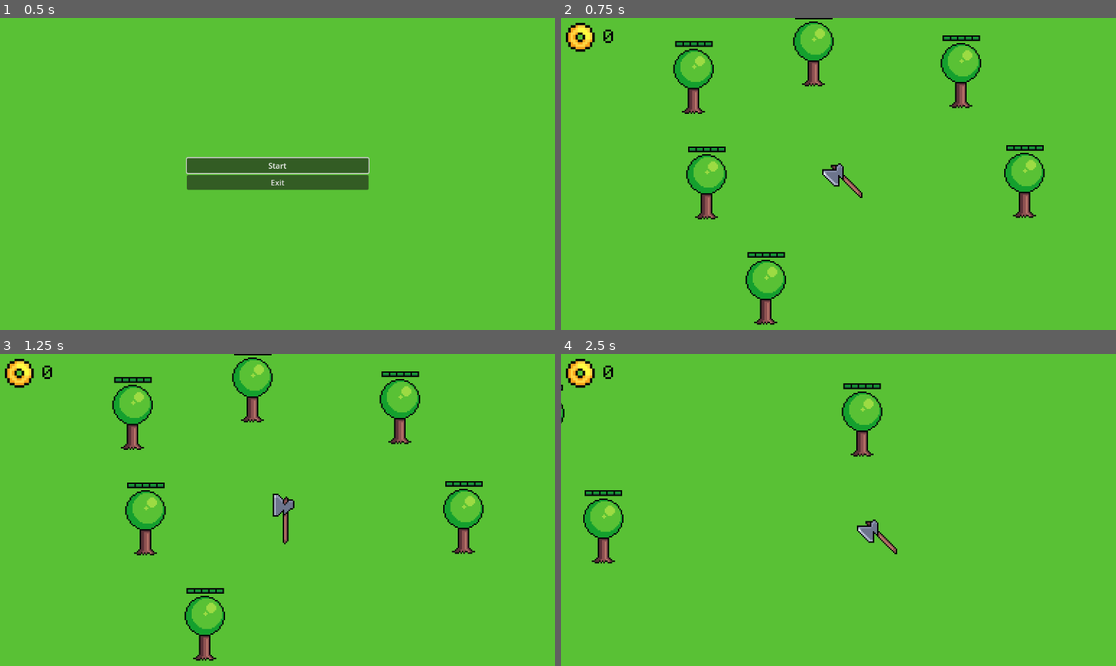
Above: before the commit, frames 1-4 (two rows, left to right).
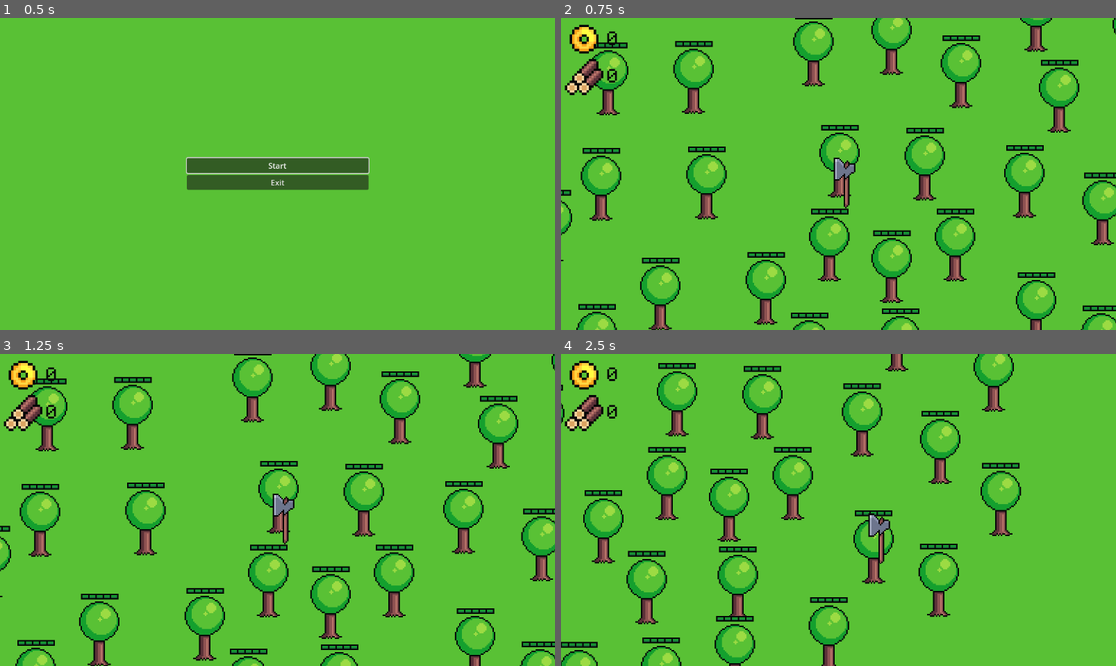
Above: after the commit, the same moments.

Repository: Intedai/TreeCutter
Game: Godot game, scene res://Scenes/menu.tscn
Same seed, same stepped clock (60 frames per second), same inputs: the game is played once before the commit and once after it.
Inputs (mouse positions are in pixels of both pictures, inside the frame that each line leads up to):
- Up to frame 1 (0.5 s): no input
- Up to frame 2 (0.75 s): click "Start" at 0.5 s
- Up to frame 3 (1.25 s): no input
- Up to frame 4 (2.5 s): move the mouse to (816, 391) at 1.27 s; hold D (move_right) 1.28-2.03 s; click (816, 391) at 1.35 s; move the mouse to (871, 522) at 2.02 s; hold S (move_down) from 2.03 s (still down); click (871, 522) at 2.1 s

Frame 1 is identical in both runs. In frame 2, 11% of the frame differs, in the area x 0-100%, y 0-100%; in frame 3, 10%; in frame 4, 11%, in the area x 0-83%, y 0-100%.

Commit message:
Cursor animation now works added new wood curreny

Diff:
--- a/Scenes/game.tscn
+++ b/Scenes/game.tscn
@@ -4,39 +4,71 @@
 [ext_resource type="PackedScene" uid="uid://bsjqifhl6hjm8" path="res://Scenes/game_tree.tscn" id="1_58wkc"]
 [ext_resource type="FontFile" uid="uid://noucw0mpj33o" path="res://Assets/Fonts/PixelOperator8.ttf" id="1_ch8jl"]
 [ext_resource type="Texture2D" uid="uid://dbk0vaj6btguu" path="res://Assets/Sprites/coin.png" id="1_cqlep"]
-[ext_resource type="Script" path="res://Scripts/game.gd" id="1_q6jg5"]
 [ext_resource type="Script" path="res://Scripts/player_camera.gd" id="2_m0ig7"]
+[ext_resource type="Texture2D" uid="uid://8oeluy4kmus6" path="res://Assets/Sprites/tree_currency.png" id="4_xvc1k"]
 [ext_resource type="PackedScene" uid="uid://bsjwmih70ojvw" path="res://Scenes/mouse_cursor.tscn" id="7_lnvqo"]
 
 [node name="Game" type="Node2D"]
-script = ExtResource("1_q6jg5")
 metadata/_edit_horizontal_guides_ = [-283.0]
+
+[node name="GameManager" type="Node" parent="."]
+unique_name_in_owner = true
+script = ExtResource("1_2uy71")
 
 [node name="CanvasLayer" type="CanvasLayer" parent="."]
 scale = Vector2(2, 2)
 transform = Transform2D(2, 0, 0, 2, 0, 0)
 
-[node name="ScoreLabel" type="Label" parent="CanvasLayer"]
+[node name="Coin Currency" type="Control" parent="CanvasLayer"]
+layout_mode = 3
+anchors_preset = 0
+offset_right = 40.0
+offset_bottom = 40.0
+
+[node name="CoinLabel" type="Label" parent="CanvasLayer/Coin Currency"]
 unique_name_in_owner = true
-offset_left = 42.0
-offset_top = 11.5
-offset_right = 103.0
-offset_bottom = 34.5
+layout_mode = 2
+offset_left = 45.5
+offset_top = 14.0
+offset_right = 106.5
+offset_bottom = 37.0
 theme_override_colors/font_color = Color(0.0235294, 0.0235294, 0.0313726, 1)
 theme_override_fonts/font = ExtResource("1_ch8jl")
 text = "0"
 
-[node name="TextureRect" type="TextureRect" parent="CanvasLayer"]
-offset_top = -0.5
-offset_right = 40.0
-offset_bottom = 39.5
+[node name="CoinTexture" type="TextureRect" parent="CanvasLayer/Coin Currency"]
+offset_left = 3.5
+offset_top = 2.0
+offset_right = 43.5
+offset_bottom = 42.0
 texture = ExtResource("1_cqlep")
 
+[node name="WoodCurrency" type="Control" parent="CanvasLayer"]
+layout_mode = 3
+anchors_preset = 0
+offset_right = 40.0
+offset_bottom = 40.0
+
+[node name="WoodLabel" type="Label" parent="CanvasLayer/WoodCurrency"]
+unique_name_in_owner = true
+layout_mode = 2
+offset_left = 45.5
+offset_top = 52.5
+offset_right = 106.5
+offset_bottom = 75.5
+theme_override_colors/font_color = Color(0.0235294, 0.0235294, 0.0313726, 1)
+theme_override_fonts/font = ExtResource("1_ch8jl")
+text = "0"
+
+[node name="WoodTexture" type="TextureRect" parent="CanvasLayer/WoodCurrency"]
+offset_left = 3.5
+offset_top = 39.5
+offset_right = 43.5
+offset_bottom = 79.5
+texture = ExtResource("4_xvc1k")
+
 [node name="MouseCursor" parent="CanvasLayer" instance=ExtResource("7_lnvqo")]
-
-[node name="GameManager" type="Node" parent="."]
-unique_name_in_owner = true
-script = ExtResource("1_2uy71")
+position = Vector2(528.5, 0)
 
 [node name="PlayerCamera" type="Camera2D" parent="."]
 zoom = Vector2(3, 3)
@@ -46,6 +78,105 @@
 
 [node name="GameTree" parent="GameTrees" instance=ExtResource("1_58wkc")]
 position = Vector2(-17, -83)
+
+[node name="GameTree7" parent="GameTrees" instance=ExtResource("1_58wkc")]
+position = Vector2(1, -6)
+
+[node name="GameTree8" parent="GameTrees" instance=ExtResource("1_58wkc")]
+position = Vector2(60, -4)
+
+[node name="GameTree9" parent="GameTrees" instance=ExtResource("1_58wkc")]
+position = Vector2(153, -51)
+
+[node name="GameTree10" parent="GameTrees" instance=ExtResource("1_58wkc")]
+position = Vector2(183, 27)
+
+[node name="GameTree11" parent="GameTrees" instance=ExtResource("1_58wkc")]
+position = Vector2(137, 96)
+
+[node name="GameTree12" parent="GameTrees" instance=ExtResource("1_58wkc")]
+position = Vector2(37, 67)
+
+[node name="GameTree13" parent="GameTrees" instance=ExtResource("1_58wkc")]
+position = Vector2(-6, 52)
+
+[node name="GameTree14" parent="GameTrees" instance=ExtResource("1_58wkc")]
+position = Vector2(-123, 86)
+
+[node name="GameTree15" parent="GameTrees" instance=ExtResource("1_58wkc")]
+position = Vector2(-164, 10)
+
+[node name="GameTree16" parent="GameTrees" instance=ExtResource("1_58wkc")]
+position = Vector2(-159, -63)
+
+[node name="GameTree17" parent="GameTrees" instance=ExtResource("1_58wkc")]
+position = Vector2(-215, -52)
+
+[node name="GameTree18" parent="GameTrees" instance=ExtResource("1_58wkc")]
+position = Vector2(-198, 39)
+
+[node name="GameTree19" parent="GameTrees" instance=ExtResource("1_58wkc")]
+position = Vector2(-198, 39)
+
+[node name="GameTree20" parent="GameTrees" instance=ExtResource("1_58wkc")]
+position = Vector2(-167, 118)
+
+[node name="GameTree21" parent="GameTrees" instance=ExtResource("1_58wkc")]
+position = Vector2(-227, 97)
+
+[node name="GameTree22" parent="GameTrees" instance=ExtResource("1_58wkc")]
+position = Vector2(-280, 40)
+
+[node name="GameTree23" parent="GameTrees" instance=ExtResource("1_58wkc")]
+position = Vector2(-101, 141)
+
+[node name="GameTree24" parent="GameTrees" instance=ExtResource("1_58wkc")]
+position = Vector2(-20, 124)
+
+[node name="GameTree25" parent="GameTrees" instance=ExtResource("1_58wkc")]
+position = Vector2(43, 121)
+
+[node name="GameTree26" parent="GameTrees" instance=ExtResource("1_58wkc")]
+position = Vector2(81, 52)
+
+[node name="GameTree27" parent="GameTrees" instance=ExtResource("1_58wkc")]
+position = Vector2(37, -91)
+
+[node name="GameTree28" parent="GameTrees" instance=ExtResource("1_58wkc")]
+position = Vector2(137, -107)
+
+[node name="GameTree29" parent="GameTrees" instance=ExtResource("1_58wkc")]
+position = Vector2(204, -95)
+
+[node name="GameTree30" parent="GameTrees" instance=ExtResource("1_58wkc")]
+position = Vector2(220, -23)
+
+[node name="GameTree31" parent="GameTrees" instance=ExtResource("1_58wkc")]
+position = Vector2(225, 63)
+
+[node name="GameTree32" parent="GameTrees" instance=ExtResource("1_58wkc")]
+position = Vector2(182, 119)
+
+[node name="GameTree33" parent="GameTrees" instance=ExtResource("1_58wkc")]
+position = Vector2(106, 156)
+
+[node name="GameTree34" parent="GameTrees" instance=ExtResource("1_58wkc")]
+position = Vector2(41, 169)
+
+[node name="GameTree35" parent="GameTrees" instance=ExtResource("1_58wkc")]
+position = Vector2(-10, 184)
+
+[node name="GameTree36" parent="GameTrees" instance=ExtResource("1_58wkc")]
+position = Vector2(-67, 187)
+
+[node name="GameTree37" parent="GameTrees" instance=ExtResource("1_58wkc")]
+position = Vector2(-149, 177)
+
+[node name="GameTree38" parent="GameTrees" instance=ExtResource("1_58wkc")]
+position = Vector2(-210, 165)
+
+[node name="GameTree39" parent="GameTrees" instance=ExtResource("1_58wkc")]
+position = Vector2(-210, 165)
 
 [node name="GameTree2" parent="GameTrees" instance=ExtResource("1_58wkc")]
 position = Vector2(-100, -64)
--- a/Scenes/mouse_cursor.tscn
+++ b/Scenes/mouse_cursor.tscn
@@ -1,19 +1,11 @@
-[gd_scene load_steps=8 format=3 uid="uid://bsjwmih70ojvw"]
+[gd_scene load_steps=6 format=3 uid="uid://bsjwmih70ojvw"]
 
 [ext_resource type="Texture2D" uid="uid://6eh02bb1prsw" path="res://Assets/Sprites/axe.png" id="1_fxsm2"]
 [ext_resource type="Script" path="res://Scripts/mouse_cursor.gd" id="1_n77c8"]
 
-[sub_resource type="AtlasTexture" id="AtlasTexture_r1xlm"]
-atlas = ExtResource("1_fxsm2")
-region = Rect2(0, 0, 36, 35)
-
 [sub_resource type="AtlasTexture" id="AtlasTexture_d5ktl"]
 atlas = ExtResource("1_fxsm2")
 region = Rect2(0, 0, 36, 35)
-
-[sub_resource type="AtlasTexture" id="AtlasTexture_oix3h"]
-atlas = ExtResource("1_fxsm2")
-region = Rect2(36, 0, 36, 35)
 
 [sub_resource type="AtlasTexture" id="AtlasTexture_qk2hq"]
 atlas = ExtResource("1_fxsm2")
@@ -23,23 +15,15 @@
 animations = [{
 "frames": [{
 "duration": 1.0,
-"texture": SubResource("AtlasTexture_r1xlm")
-}],
-"loop": true,
-"name": &"idle",
-"speed": 10.0
-}, {
-"frames": [{
-"duration": 1.0,
 "texture": SubResource("AtlasTexture_d5ktl")
 }, {
 "duration": 1.0,
-"texture": SubResource("AtlasTexture_oix3h")
+"texture": SubResource("AtlasTexture_qk2hq")
 }, {
 "duration": 1.0,
-"texture": SubResource("AtlasTexture_qk2hq")
+"texture": SubResource("AtlasTexture_d5ktl")
 }],
-"loop": true,
+"loop": false,
 "name": &"use_axe",
 "speed": 10.0
 }]
@@ -52,6 +36,3 @@
 scale = Vector2(1.5, 1.5)
 sprite_frames = SubResource("SpriteFrames_e8dmq")
 animation = &"use_axe"
-autoplay = "idle"
-frame = 2
-frame_progress = 0.85749
--- a/Scripts/game.gd
+++ /dev/null
@@ -1,5 +0,0 @@
-extends Node2D
-
-
-func _ready():
-	pass
--- a/Scripts/game_manager.gd
+++ b/Scripts/game_manager.gd
@@ -1,10 +1,24 @@
 extends Node
 
-# Coins that the player earned from cutting trees
+# Range of rng for amount of trees
+const MAX_WOOD = 8
+const MIN_WOOD = 2
+
+# Coins and wood that the player earned from cutting trees
 var coins = 0
-@onready var score_label = %ScoreLabel
+var wood = 0
 
-func add_coin():
+@onready var coin_label = %CoinLabel
+@onready var wood_label = %WoodLabel
+
+
+func update_currencies():
 	coins += 1
+
+	# Make new rng for every function call and get a random amount of wood per tree
+	var rng = RandomNumberGenerator.new()
+	wood += rng.randi_range(MIN_WOOD, MAX_WOOD)
+
 	# Update coin count on canvas
-	score_label.text = str(coins)
+	coin_label.text = str(coins)
+	wood_label.text = str(wood)
--- a/Scripts/game_tree.gd
+++ b/Scripts/game_tree.gd
@@ -1,11 +1,13 @@
 extends Area2D
 
+# HP of the tree
+const TREE_HP = 5
 
 @onready var game_manager = %GameManager
 @onready var hp_sprite = $hp_sprite
 
 # HP for each tree, when reaches 0 tree self destructs
-var HP = 5
+var HP = TREE_HP
 
 func _ready():
 	hp_sprite.frame = 0
@@ -19,4 +21,4 @@
 		hp_sprite.frame += 1
 		if HP == 0:
 			queue_free()
-			game_manager.add_coin()
+			game_manager.update_currencies()
--- a/Scripts/mouse_cursor.gd
+++ b/Scripts/mouse_cursor.gd
@@ -5,8 +5,13 @@
 # Called when the node enters the scene tree for the first time.
 func _ready():
 	Input.set_mouse_mode(Input.MOUSE_MODE_HIDDEN)
-	animated_sprite_2d.play("use_axe")
+
+
 
 # Called every frame. 'delta' is the elapsed time since the previous frame.
-func _process(delta):
+func _process(_delta):
 	self.position = self.get_global_mouse_position()
+	# If left click was pressed return to first frame and play the click animation
+	if Input.is_action_just_pressed("click_left"):
+		animated_sprite_2d.frame = 0
+		animated_sprite_2d.play("use_axe")
--- a/project.godot
+++ b/project.godot
@@ -17,6 +17,11 @@
 
 [input]
 
+click_left={
+"deadzone": 0.5,
+"events": [Object(InputEventMouseButton,"resource_local_to_scene":false,"resource_name":"","device":-1,"window_id":0,"alt_pressed":false,"shift_pressed":false,"ctrl_pressed":false,"meta_pressed":false,"button_mask":1,"position":Vector2(149, 5),"global_position":Vector2(153, 46),"factor":1.0,"button_index":1,"canceled":false,"pressed":true,"double_click":false,"script":null)
+]
+}
 move_left={
 "deadzone": 0.5,
 "events": [Object(InputEventKey,"resource_local_to_scene":false,"resource_name":"","device":-1,"window_id":0,"alt_pressed":false,"shift_pressed":false,"ctrl_pressed":false,"meta_pressed":false,"pressed":false,"keycode":0,"physical_keycode":65,"key_label":0,"unicode":97,"echo":false,"script":null)
Binary file added: Assets/Sprites/tree_currency.png
Not shown, added: Assets/Sprites/tree_currency.png.import
